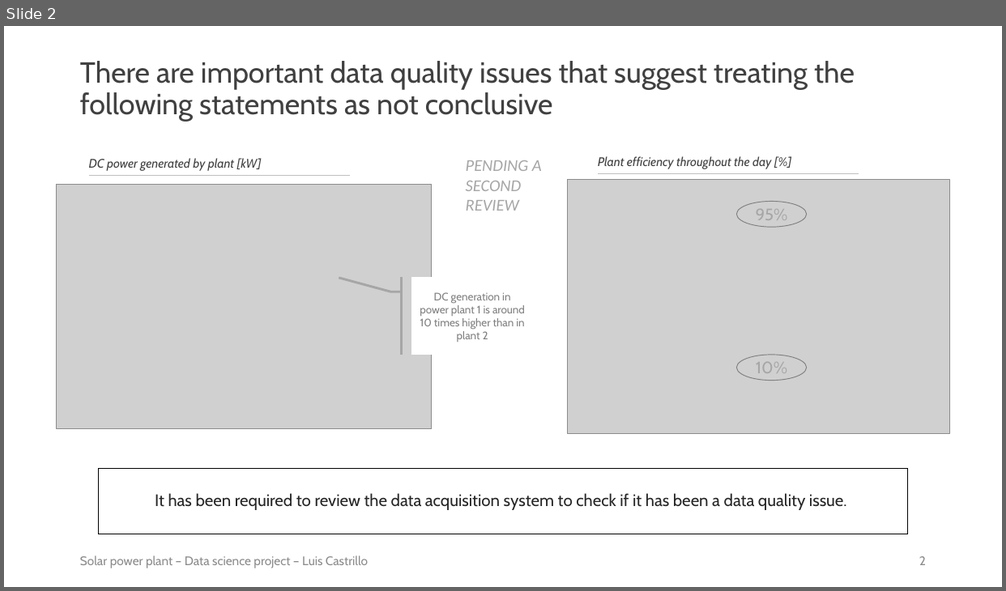
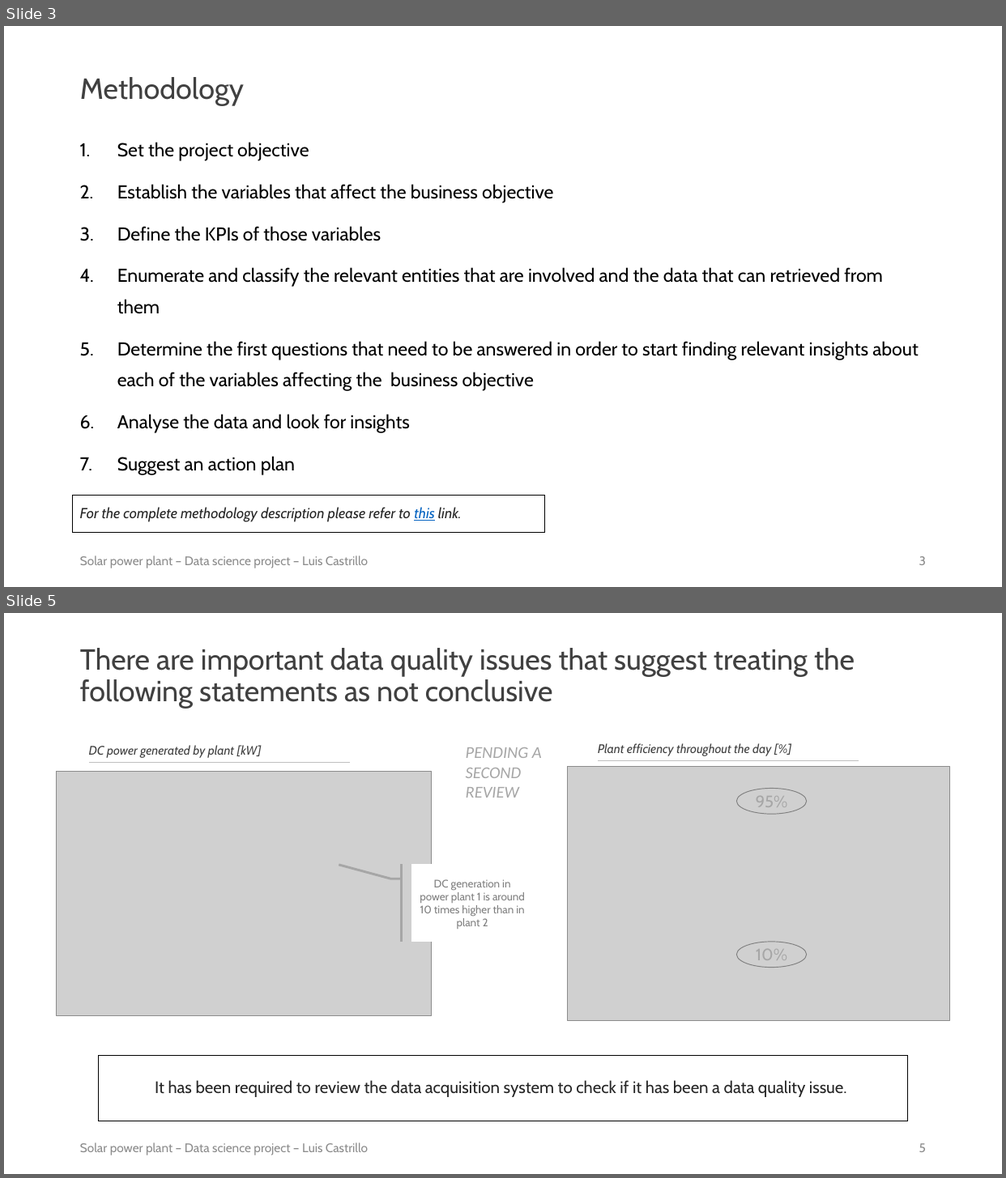
Before and after one commit to luis-cj/data-science-solar-power-plant, a slide deck: solar_power_plant_conclusions.pptx. Shown one above the other, each under a label of ours: slide 2 before the commit, slides 3 and 5 after it; the slides between them are not shown. The pictures are 1006x591 and 1006x1178 pixels, drawn with LibreOffice and Linux fonts; fonts in the diff are those of the drawing; grey boxes stand for pictures. Boxes give left, top, right and bottom in pixels: in the first picture for what was removed or moved away, otherwise in the second. Text is boxed around its words. In the diff, an @@ line names an element or a change of style, - is before the commit and + after.

```diff
--- a/solar_power_plant_conclusions.pptx
+++ b/solar_power_plant_conclusions.pptx
@@ slide 3 added at <box>4,26,1002,587</box>, background #FFFFFF @@
@@ title added at <box>80,77,244,105</box>, 28 pt, text #404040 @@
+Methodology
@@ text added at <box>117,142,918,476</box>, 18 pt, text #000000 @@
+1. Set the project objective
+2. Establish the variables that affect the business objective
+3. Define the KPIs of those variables
+4. Enumerate and classify the relevant entities that are involved and the data that can retrieved from them
+5. Determine the first questions that need to be answered in order to start finding relevant insights about each of the variables affecting the business objective
+6. Analyse the data and look for insights
+7. Suggest an action plan
@@ rectangle added at <box>72,495,544,532</box>, outline #000000 0.75 pt, 14 pt, text #262626, italic @@
+For the complete methodology description please refer to this link.
@@ text added at <box>80,556,368,569</box>, 12 pt, text #8C8C8C @@
+Solar power plant – Data science project – Luis Castrillo
@@ page number added at <box>919,557,926,565</box>, 12 pt, text #8C8C8C @@
+3
@@ what was slide 2 is now slide 5 @@
@@ page number at <box>919,1144,926,1152</box>: text changed @@
-2
+5
```
Also in this commit, not shown: 1 slide changed, 3 other slides added, 1 slide removed, 1 other file.
